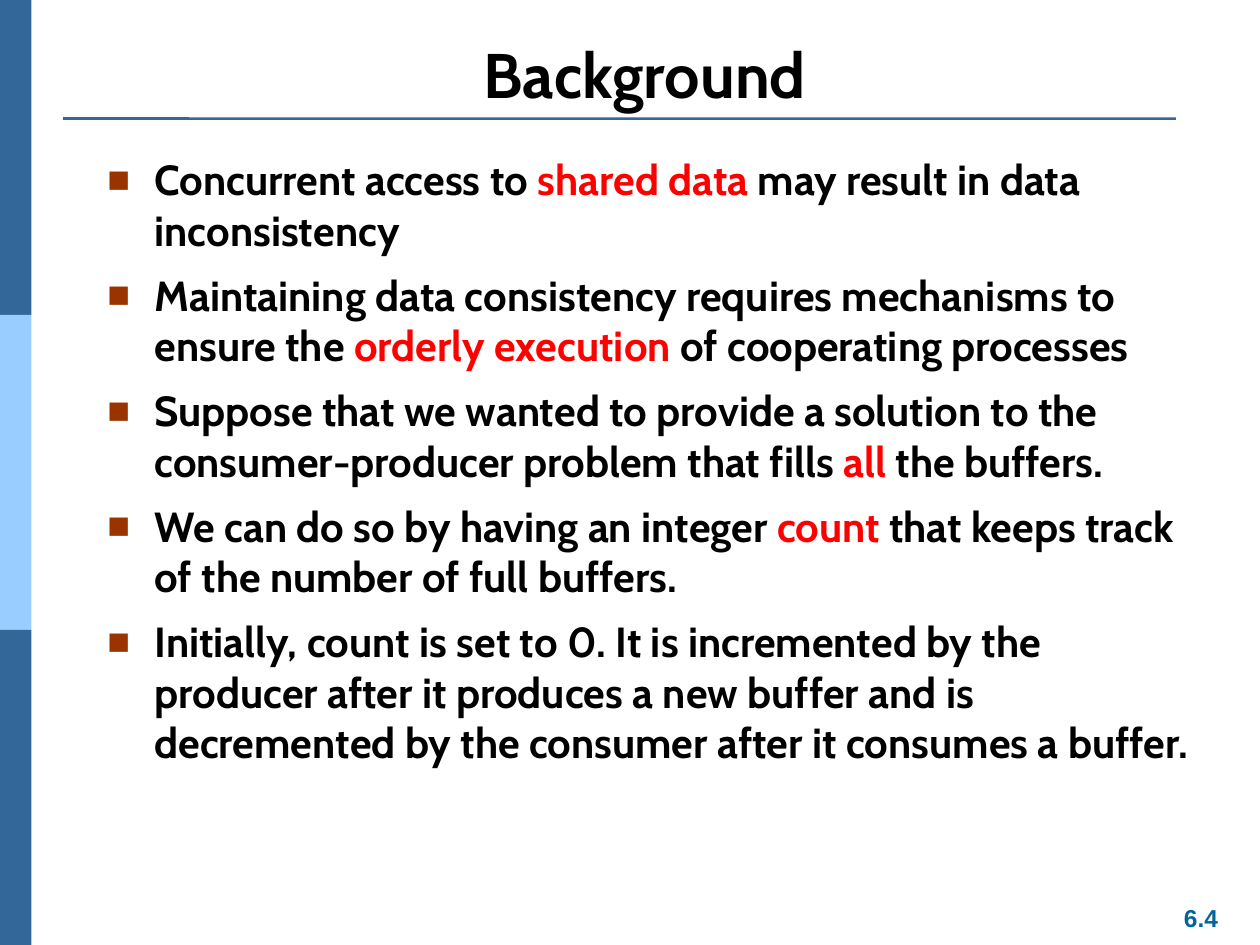
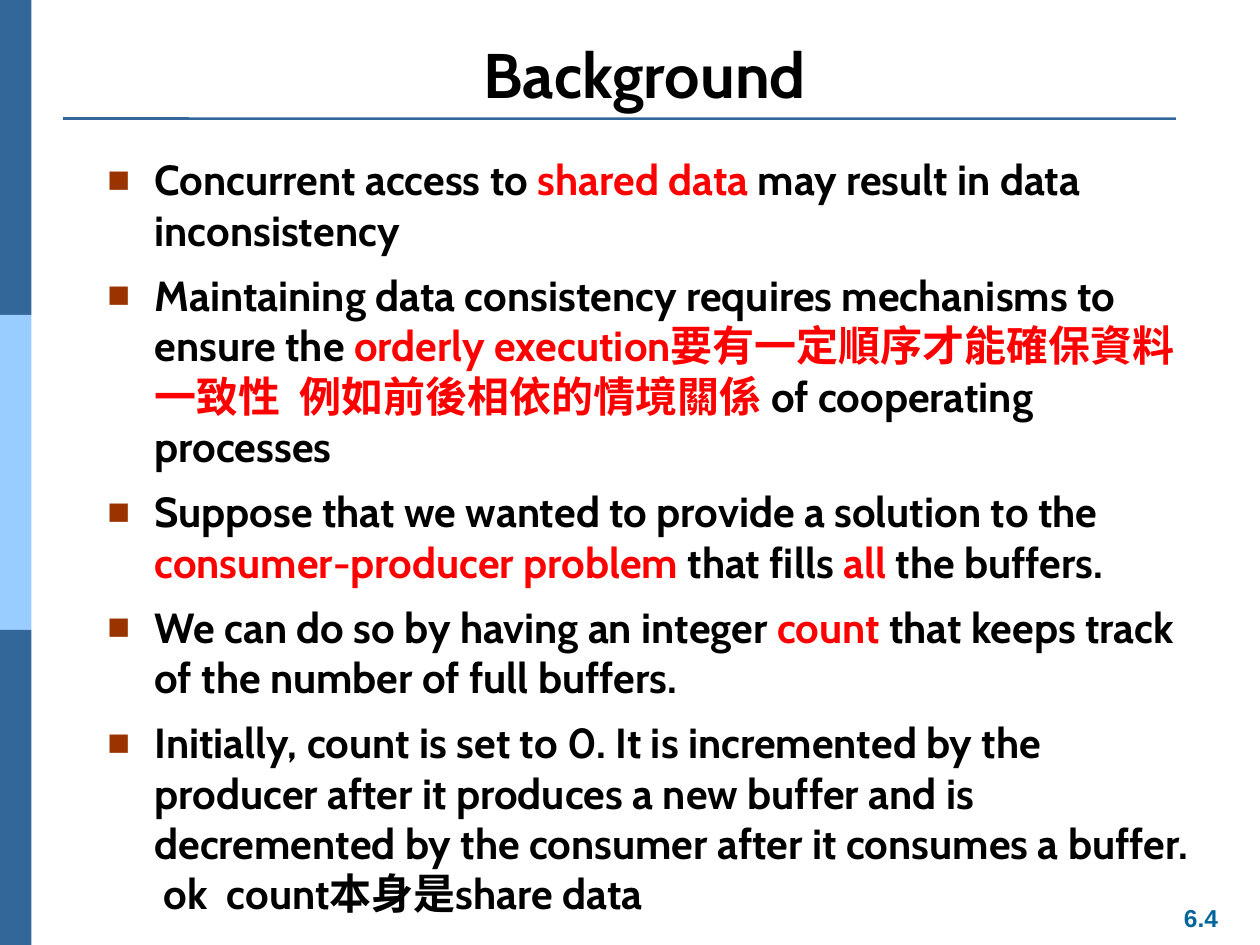
Before and after one commit to Yang09701194/OS_Learning, a slide deck: slide 4 of ch06.pptx. Drawn at 1260x945 pixels with LibreOffice and Linux fonts; fonts in the diff are those of the drawing. Boxes give left, top, right and bottom in pixels: in the first picture for what was removed or moved away, otherwise in the second. Text is boxed around its words. In the diff, an @@ line names an element or a change of style, - is before the commit and + after.

```diff
--- a/ch06.pptx
+++ b/ch06.pptx
@@ text at box(155, 279, 1115, 472): text changed @@
-■ Maintaining data consistency requires mechanisms to ensure the orderly execution of cooperating processes
+■ Maintaining data consistency requires mechanisms to ensure the orderly execution要有一定順序才能確保資料一致性 例如前後相依的情境關係 of cooperating processes
@@ text at box(155, 495, 1103, 588): text colour #000000 to #FF0000 in "consumer-producer problem" @@
@@ text at box(155, 726, 1188, 913): text changed @@
-■ Initially, count is set to 0. It is incremented by the producer after it produces a new buffer and is decremented by the consumer after it consumes a buffer.
+■ Initially, count is set to 0. It is incremented by the producer after it produces a new buffer and is decremented by the consumer after it consumes a buffer. ok count本身是share data
```
Also in this commit, not shown: 16 other slides changed, 1 slide added.
